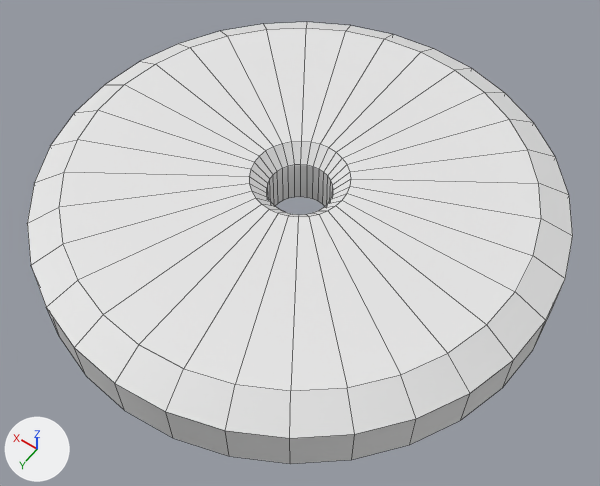
An edit to the Blender file work/blender/ground.blend, drawn before and after from the same camera.
Camera for both pictures: a camera (50 mm lens) standing at (-9.66, 13.53, 19.14) and looking at (-0.6, 0.84, -0.8). The axes (+X, +Y, +Z) are drawn at lower left. The lights are the same throughout. Mesh edges are drawn as thin lines.

In view in the first picture: 'ground-disc-border'.
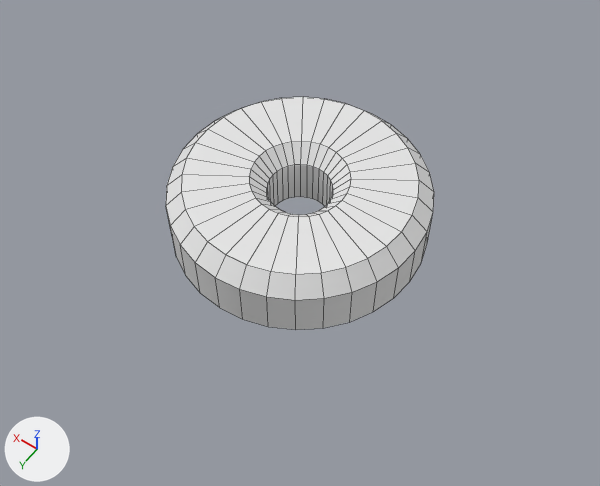
Commit message: Fix disc model.

Location of each change, [x1, y1, x2, y2] in pixels of the pictures (600 x 486 px; the box of a moved part takes in the faces that stretch with it):
'ground-disc-border', reshaped (51% narrower, 47% shorter)
    before: [27, 22, 573, 464]
    after: [166, 97, 434, 330]
part 1 of me_ground_disc_border, moved or reshaped
    before: [47, 287, 562, 464]
    after: [167, 213, 433, 330]
part 2 of me_ground_disc_border, moved or reshaped
    before: [27, 22, 573, 438]
    after: [166, 105, 434, 300]
part 3 of me_ground_disc_border, moved or reshaped
    before: [59, 85, 269, 344]
    after: [181, 129, 269, 255]
part 4 of me_ground_disc_border, moved or reshaped
    before: [336, 70, 541, 291]
    after: [336, 121, 419, 231]
part 5 of me_ground_disc_border, moved or reshaped
    before: [125, 28, 454, 156]
    after: [209, 97, 381, 156]
part 6 of me_ground_disc_border, moved or reshaped
    before: [139, 200, 515, 391]
    after: [226, 200, 402, 274]

Patch to the scene script:
```diff
--- a/work/blender/ground.blend.py
+++ b/work/blender/ground.blend.py
@@ me_ground_disc_border @@
 # used by ob_ground_disc_border; location = (0.0, 0.0, 0.0)
-me_ground_disc_border.from_pydata(...)  # 320 vertices, 160 faces; spans x -8.0..8.0, y -8.0..8.0, z -1.0..1.0
+me_ground_disc_border.from_pydata(...)  # 320 vertices, 160 faces; spans x -4.0..4.0, y -4.0..4.0, z -1.0..1.0
+# me_ground_disc_border part 1: the loose piece of 64 vertices spanning x -8.0..8.0, y -8.0..8.0, z -1.0..0.5 is scaled about its middle by (0.5, 0.5, 1)
+# me_ground_disc_border part 2: the loose piece of 64 vertices spanning x -8.0..8.0, y -8.0..8.0, z 0.5..1.0 is scaled about its middle by (0.5, 0.5, 1)
+# me_ground_disc_border part 3: 9 of the vertices in x 0.0..7.0, y 0.0..7.0, z 1.0 are scaled about their middle by (0.5, 0.5, 1)
+# me_ground_disc_border part 4: 8 of the vertices in x -7.0..-1.4, y -6.9..0.0, z 1.0 are scaled about their middle by (0.5, 0.5, 1)
+# me_ground_disc_border part 5: 8 of the vertices in x 0.0..6.9, y -7.0..-1.4, z 1.0 are scaled about their middle by (0.5, 0.5, 1)
+# me_ground_disc_border part 6: 7 of the vertices in x -6.9..-1.4, y 1.4..6.9, z 1.0 are scaled about their middle by (0.5, 0.5, 1)
```
